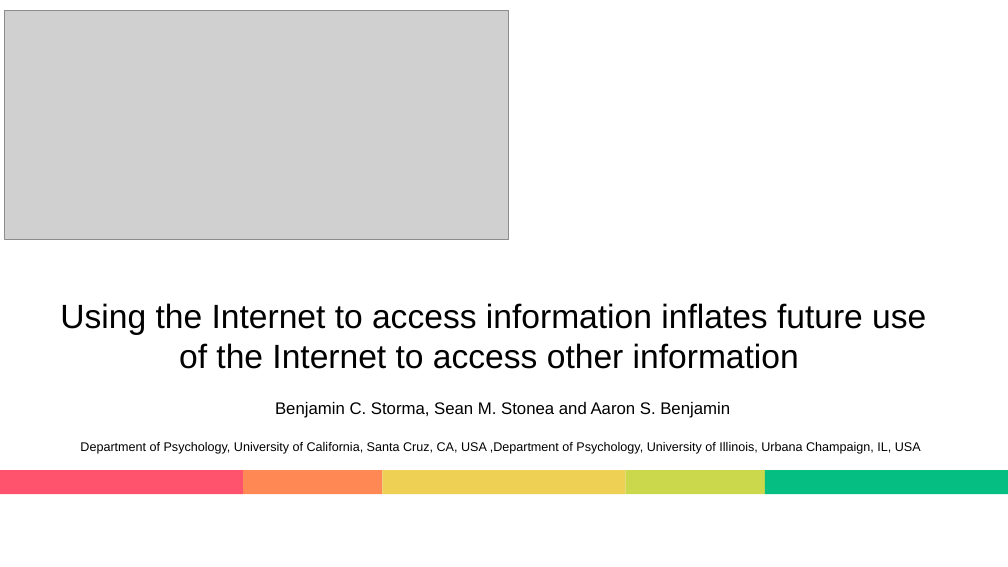
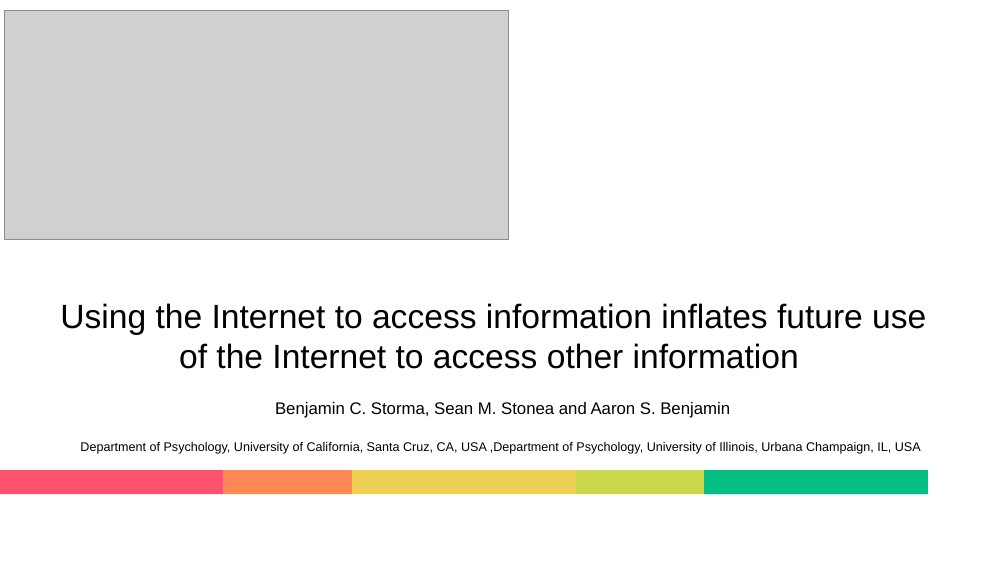
Before and after one commit to eemintz/ResearchML, a slide deck: slide 1 of PresentationEliyahuMintz.pptx. Drawn at 1008x567 pixels with LibreOffice and Linux fonts; fonts in the diff are those of the drawing; grey boxes stand for pictures. Boxes give left, top, right and bottom in pixels: in the first picture for what was removed or moved away, otherwise in the second. Text is boxed around its words. In the diff, an @@ line names an element or a change of style, - is before the commit and + after.

```diff
--- a/PresentationEliyahuMintz.pptx
+++ b/PresentationEliyahuMintz.pptx
@@ rectangle: place and size @@
-rectangle at [0, 470, 243, 495]
+rectangle at [0, 470, 224, 495]
@@ rectangle: place and size @@
-rectangle at [243, 470, 383, 495]
+rectangle at [224, 470, 352, 495]
@@ rectangle: place and size @@
-rectangle at [383, 470, 626, 495]
+rectangle at [352, 470, 576, 495]
@@ rectangle: place and size @@
-rectangle at [625, 470, 765, 495]
+rectangle at [576, 470, 705, 495]
@@ rectangle: place and size @@
-rectangle at [765, 470, 1008, 495]
+rectangle at [704, 470, 928, 495]
```
Also in this commit, not shown: 11 other slides changed, 1 slide added, 1 slide removed.
